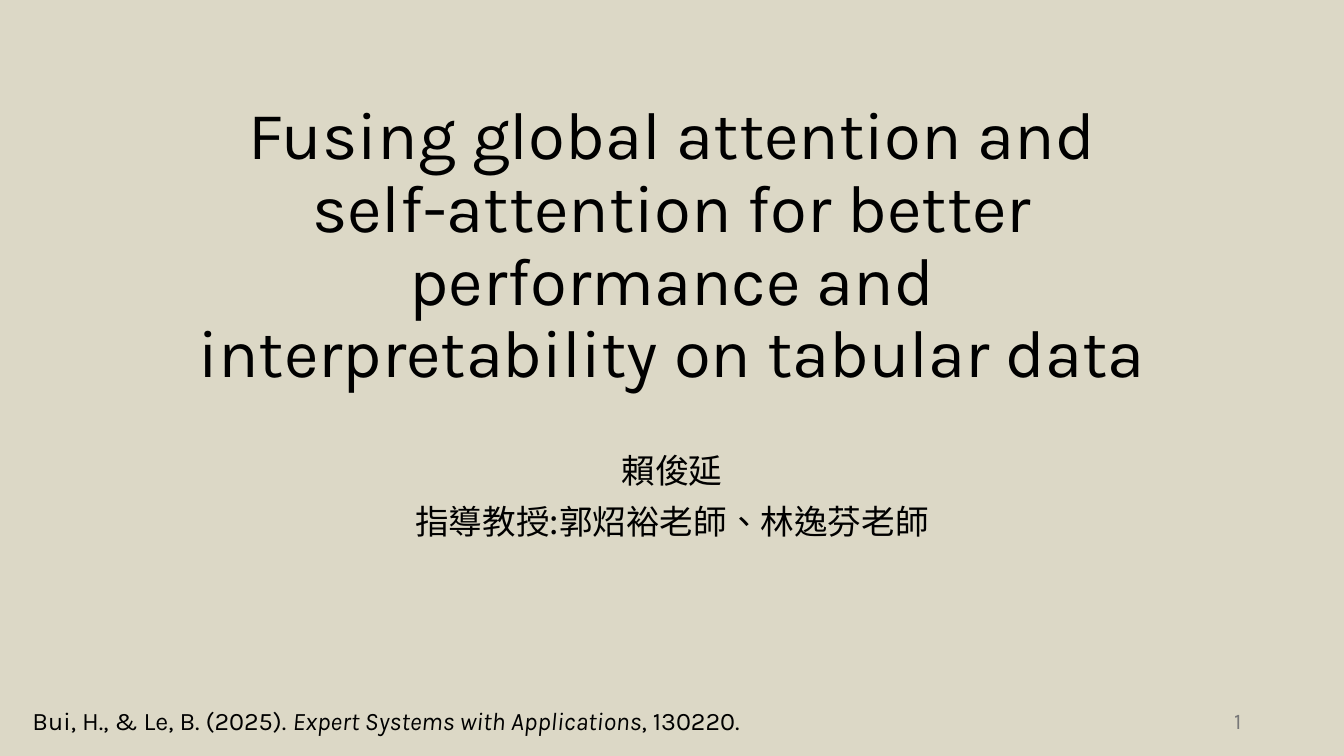
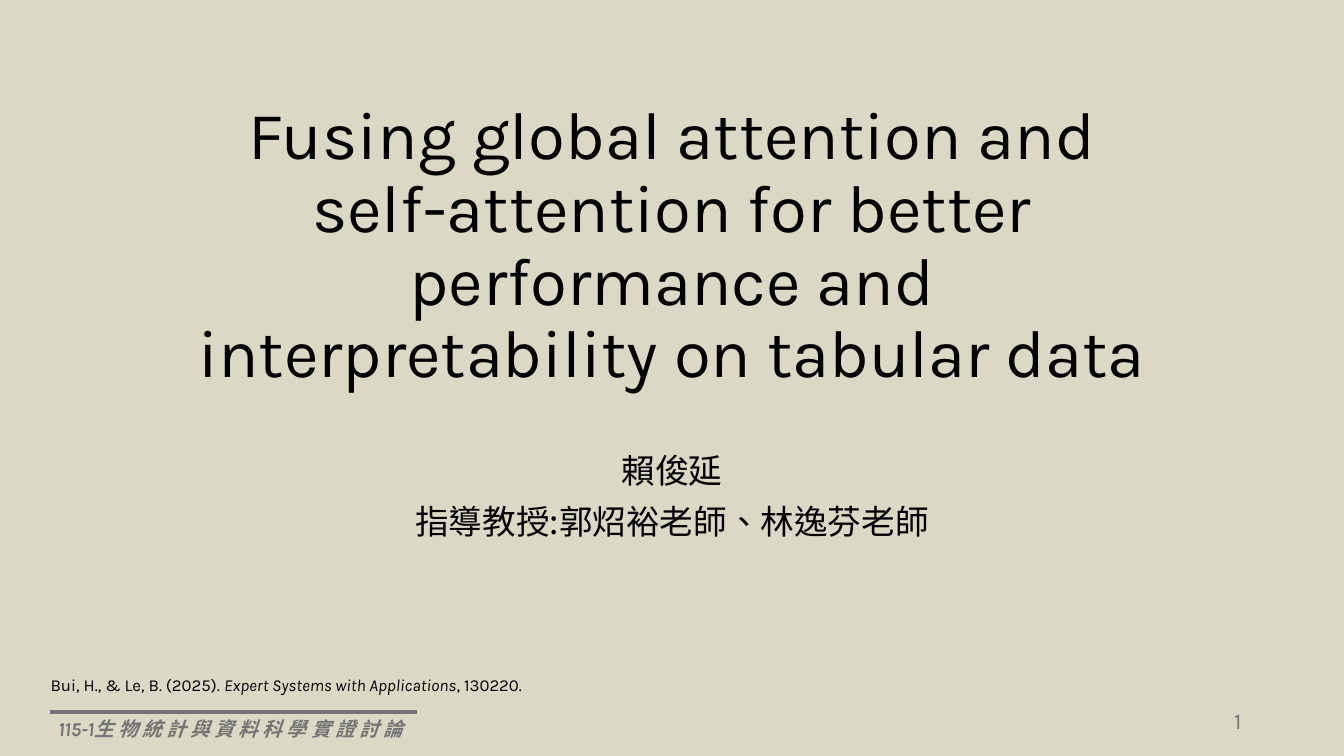
Before and after one commit to Lai-jun-yan/Deep_glm, a slide deck: slide 1 of seminar/Fusing global attention and self-attention for better performance and.pptx. Drawn at 1344x756 pixels with LibreOffice and Linux fonts; fonts in the diff are those of the drawing. Boxes give left, top, right and bottom in pixels: in the first picture for what was removed or moved away, otherwise in the second. Text is boxed around its words. In the diff, an @@ line names an element or a change of style, - is before the commit and + after.

Commit message:
做完Global attention layer的介紹

```diff
--- a/seminar/Fusing global attention and self-attention for better performance and.pptx
+++ b/seminar/Fusing global attention and self-attention for better performance and.pptx
@@ text "Bui, H., & Le, B. ...": place and size @@
-text "Bui, H., & Le, B. ..." at (32,712,740,736)
+text "Bui, H., & Le, B. ..." at (51,679,522,695)
@@ text "Bui, H., & Le, B. ..." at (51,679,522,695): size 18 to 12 pt @@
@@ line added from (50, 712) to (417, 712), #747474 3 pt @@
@@ text added at (58,719,403,738), 14 pt, text #747474, bold, italic @@
+115-1生 物 統 計 與 資 料 科 學 實 證 討 論
```
Also in this commit, not shown: 10 other slides changed, 8 slides added, 4 slides removed.
